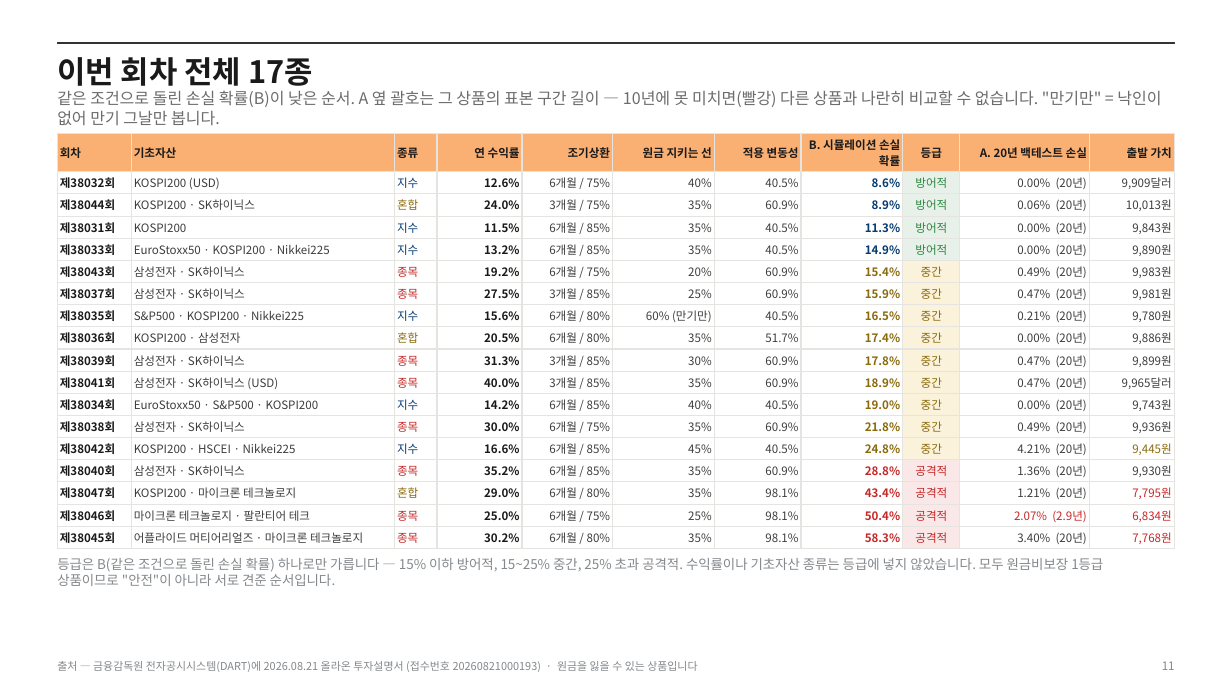
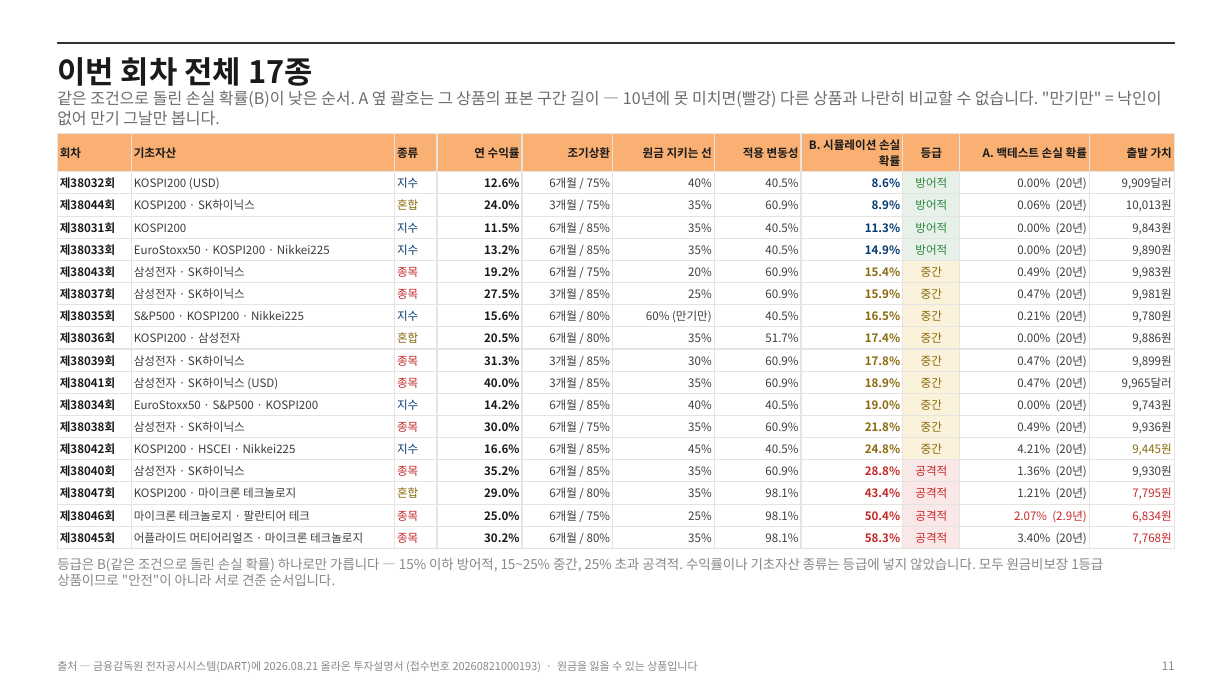
Before and after one commit to hanaroline/work_1, a slide deck: slide 11 of els-proposal.pptx. Drawn at 1232x693 pixels with LibreOffice and Linux fonts; fonts in the diff are those of the drawing. Boxes give left, top, right and bottom in pixels: in the first picture for what was removed or moved away, otherwise in the second. Text is boxed around its words. In the diff, an @@ line names an element or a change of style, - is before the commit and + after.

```diff
--- a/els-proposal.pptx
+++ b/els-proposal.pptx
@@ table at box(57, 133, 1175, 548) @@
-row 1, column 10: A. 20년 백테스트 손실
+row 1, column 10: A. 백테스트 손실 확률
```
Also in this commit, not shown: 4 other files.
